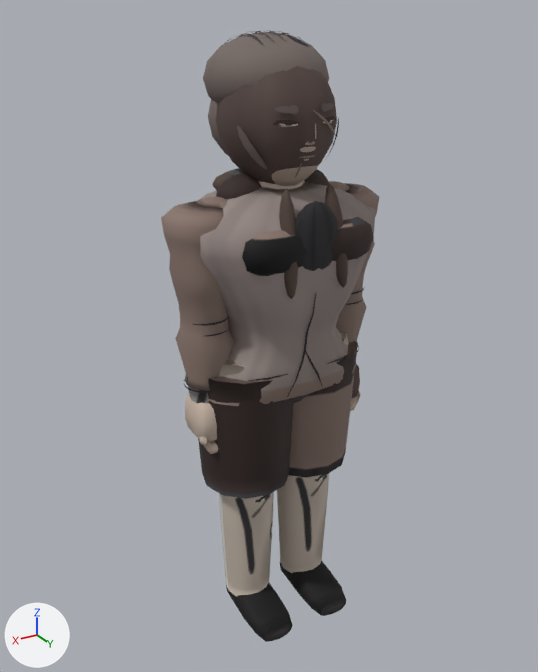
An edit to the glTF model assets/models/majunyeong_a.glb, drawn before and after from the same camera.
Rendered twice from a 50 mm camera at (1.169, 1.906, 1.974) aimed at (0.013, -0.021, 1.01). The axes (+X, +Y, +Z) are drawn at lower left. The lights are the same throughout. The picture after the commit comes second. Vertices at exactly the same position are counted once.

Names of what the first picture shows: 'Body'.
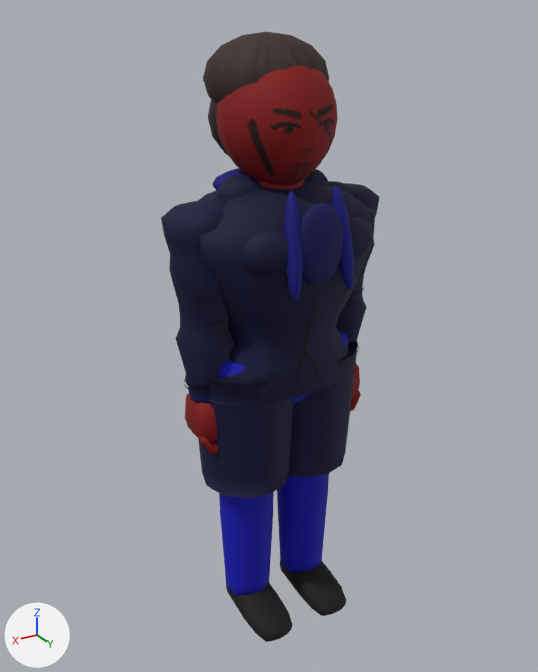
Boxes (x1, y1, x2, y2) around the edits, measured in the pictures (538 x 672 px; the box of a moved part takes in the faces that stretch with it):
```json
{"object": "Body", "change": "reshaped", "before": [161, 30, 379, 642], "after": [161, 32, 379, 642]}
{"part": 1, "of": "me_mesh_0", "change": "deleted", "before": [273, 103, 336, 178]}
{"part": 2, "of": "me_mesh_0", "change": "moved or reshaped", "before": [216, 30, 348, 355], "after": [216, 65, 354, 360]}
{"part": 3, "of": "me_mesh_0", "change": "recoloured", "before": [161, 32, 379, 642], "after": [161, 32, 379, 642], "on screen": "darker"}
```

The change, as JSON lines over the scene's bpy script:
```json
{"block": "me_mesh_0", "where": "# used by ob_body; location = (0.0, 0.0, 0.0)"}
{"op": "remove", "block": "me_mesh_0", "code": "me_mesh_0.from_pydata(...)  # 5003 vertices, 9088 faces; spans x -0.37..0.37, y -0.23..0.24, z -0.03..1.94"}
{"op": "add", "block": "me_mesh_0", "code": "me_mesh_0.from_pydata(...)  # 4005 vertices, 7552 faces; spans x -0.37..0.37, y -0.23..0.27, z -0.03..1.93"}
{"block": "me_mesh_0", "change": "me_mesh_0 part 1: 18 loose pieces with 774 vertices, spanning x -0.11..0.1, y 0.12..0.18, z 1.55..1.76, are deleted"}
{"block": "me_mesh_0", "change": "me_mesh_0 part 2: 172 vertices moved from x -0.13..0.12, y -0.14..0.24, z 1.23..1.74 to x -0.11..0.11, y -0.11..0.27, z 1.23..1.74; 593 vertices removed from x -0.19..0.17, y -0.23..0.24, z 0.97..1.94; 369 vertices added at x -0.19..0.18, y -0.17..0.27, z 0.96..1.88"}
{"block": "me_mesh_0", "change": "me_mesh_0 part 3: 6674 kept faces spanning x -0.37..0.37, y -0.23..0.27, z -0.03..1.93 get new vertex colours"}
```
